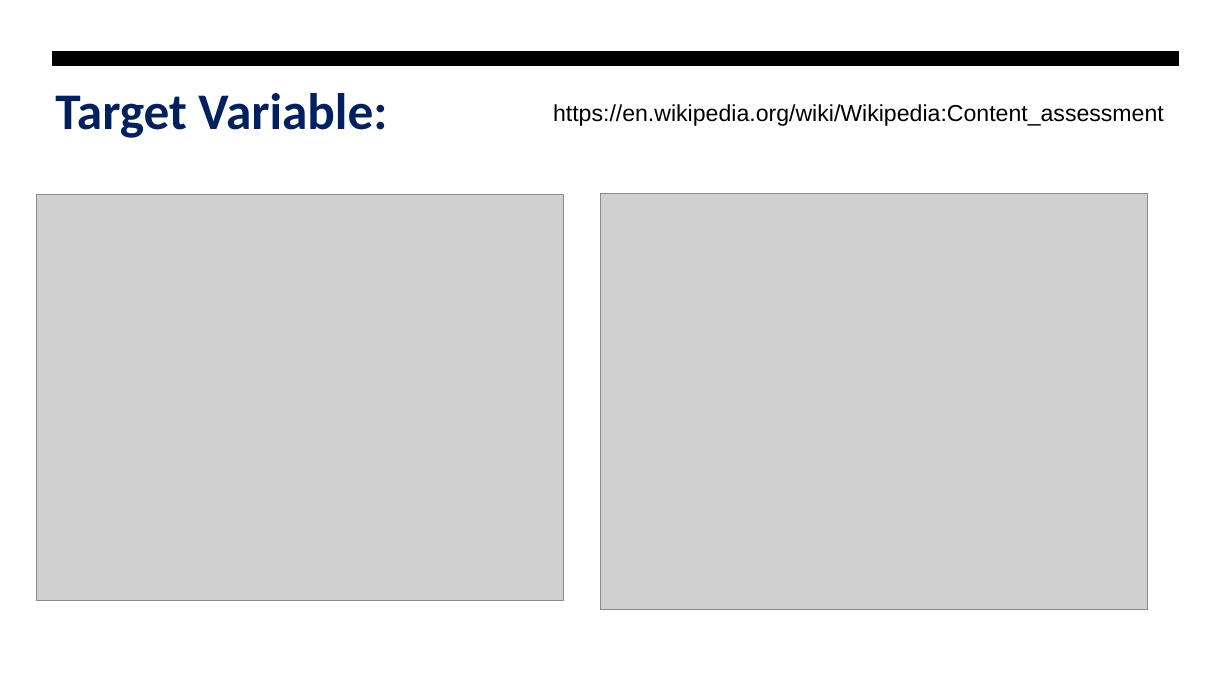
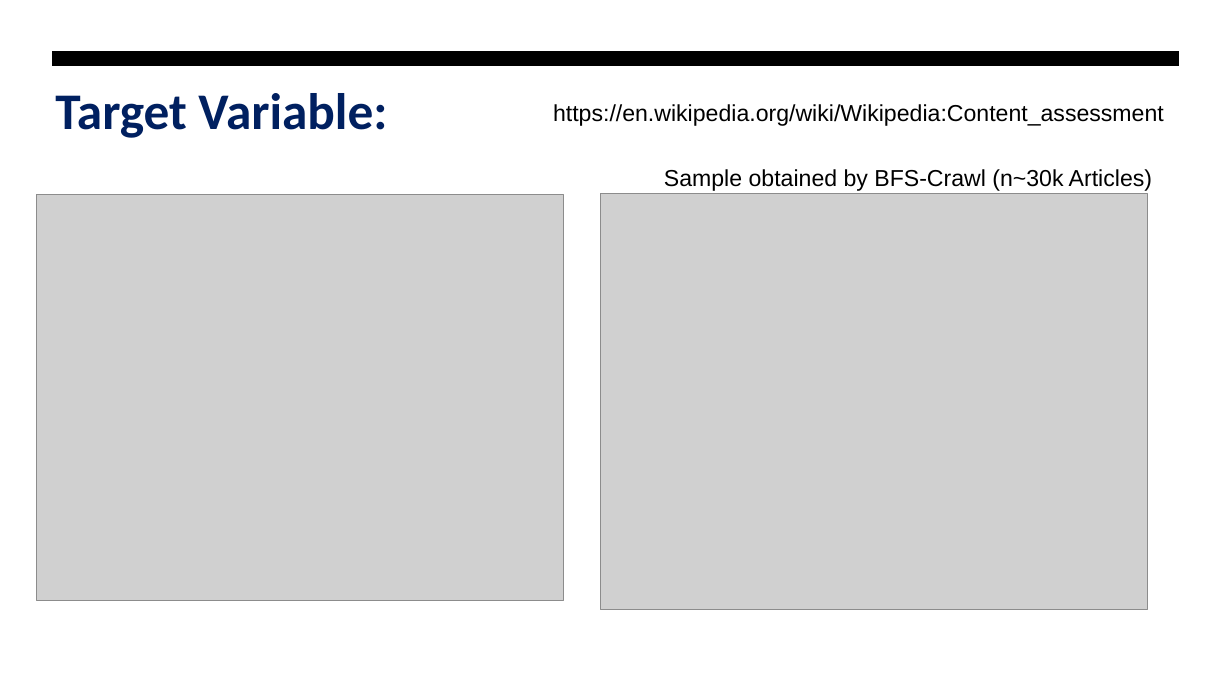
Before and after one commit to Ari-manius/DLSS-WAQP, a slide deck: slide 3 of Tasks/Project_presentation.odp. Drawn at 1232x693 pixels with LibreOffice and Linux fonts; fonts in the diff are those of the drawing; grey boxes stand for pictures. Boxes give left, top, right and bottom in pixels: in the first picture for what was removed or moved away, otherwise in the second. Text is boxed around its words. In the diff, an @@ line names an element or a change of style, - is before the commit and + after.

```diff
--- a/Tasks/Project_presentation.odp
+++ b/Tasks/Project_presentation.odp
@@ text added at (664, 169, 1152, 191), 18 pt, text #000000 @@
+Sample obtained by BFS-Crawl (n~30k Articles)
```
Also in this commit, not shown: 3 other slides changed, 1 slide added, 7 slides removed, 55 other files.
